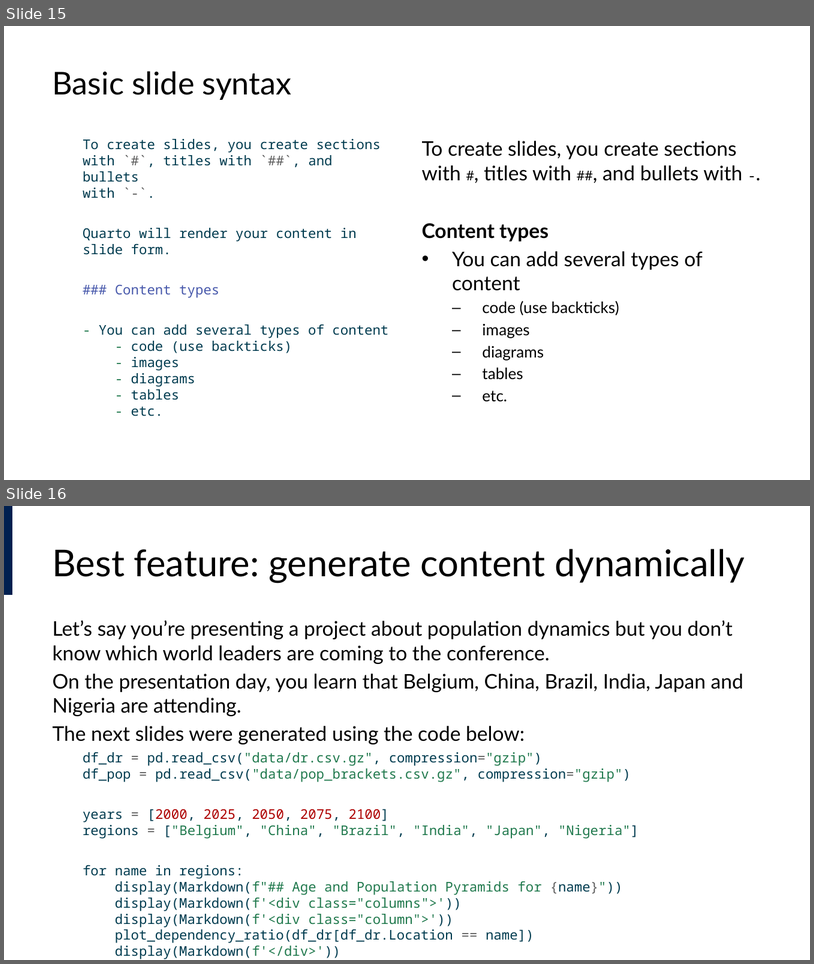
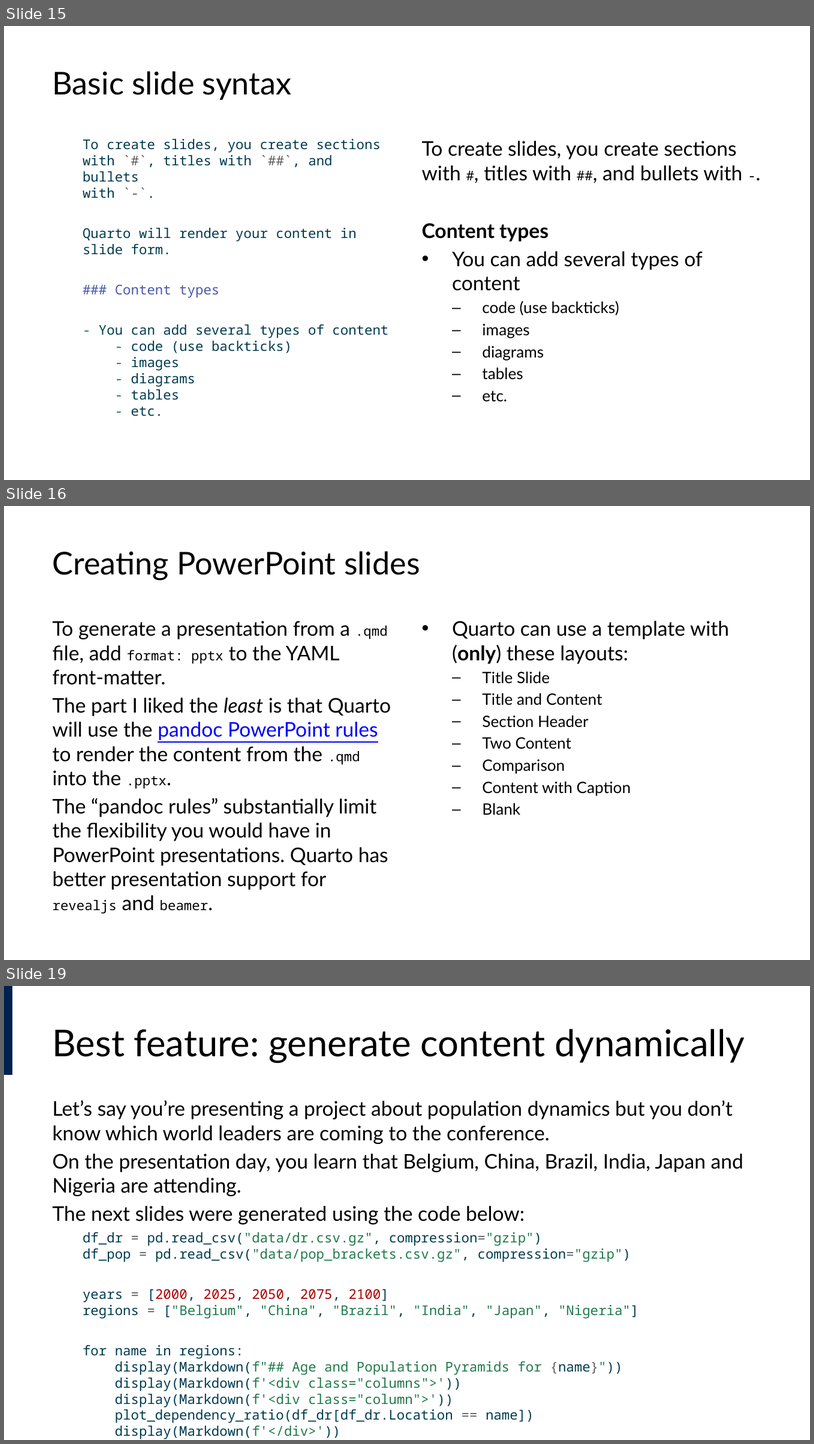
Before and after one commit to lucas-a-meyer/using-quarto, a slide deck: docs/presentation.pptx. Shown one above the other, each under a label of ours: slides 15 and 16 before the commit, slides 15, 16 and 19 after it; the slides between them are not shown. The pictures are 814x964 and 814x1444 pixels, drawn with LibreOffice and Linux fonts; fonts in the diff are those of the drawing. Boxes give left, top, right and bottom in pixels: in the first picture for what was removed or moved away, otherwise in the second. Text is boxed around its words. In the diff, an @@ line names an element or a change of style, - is before the commit and + after.

```diff
--- a/docs/presentation.pptx
+++ b/docs/presentation.pptx
@@ slide 16 added at [4,506,810,960], background #FFFFFF @@
@@ title added at [53,551,420,580], 28 pt, text #000000 @@
+Creating PowerPoint slides
@@ text added at [53,621,391,913], 18 pt, text #000000 @@
+To generate a presentation from a .qmd file, add format: pptx to the YAML front-matter.
+The part I liked the least is that Quarto will use the pandoc PowerPoint rules to render the content from the .qmd into the .pptx.
+The “pandoc rules” substantially limit the flexibility you would have in PowerPoint presentations. Quarto has better presentation support for revealjs and beamer.
@@ text added at [452,621,729,814], 14 pt, text #000000 @@
+• Quarto can use a template with (only) these layouts:
+  – Title Slide
+  – Title and Content
+  – Section Header
+  – Two Content
+  – Comparison
+  – Content with Caption
+  – Blank
@@ what was slide 16 is now slide 19 @@
```
Also in this commit, not shown: 1 slide changed, 2 other slides added, 44 other files.
